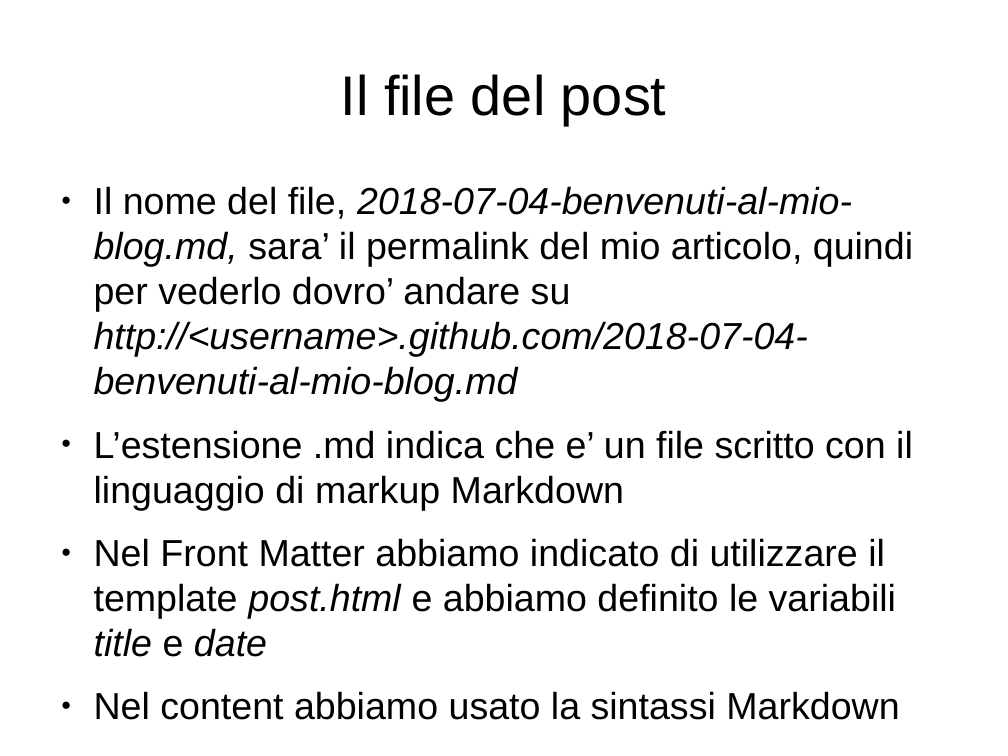
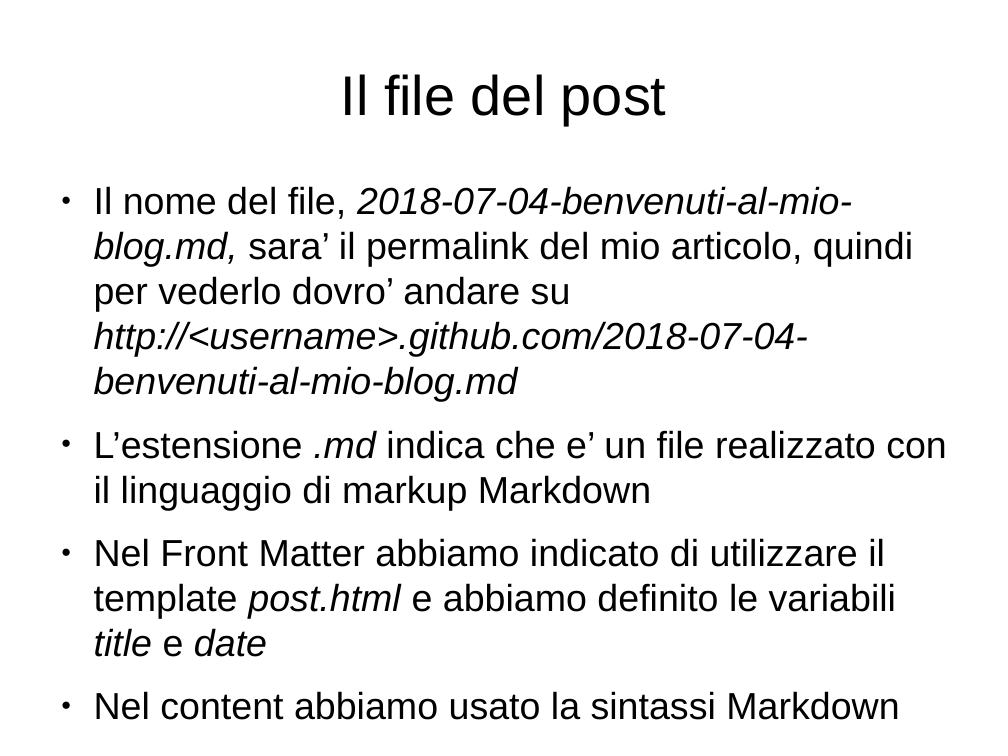
Before and after one commit to lucamariani/corso_diapositive, a slide deck: slide 24 of personal_page.odp. Drawn at 1008x756 pixels with LibreOffice and Linux fonts; fonts in the diff are those of the drawing. Boxes give left, top, right and bottom in pixels: in the first picture for what was removed or moved away, otherwise in the second. Text is boxed around its words. In the diff, an @@ line names an element or a change of style, - is before the commit and + after.

```diff
--- a/personal_page.odp
+++ b/personal_page.odp
@@ text at <box>94,430,947,510</box>: text changed @@
-● L’estensione .md indica che e’ un file scritto con il linguaggio di markup Markdown
+● L’estensione .md indica che e’ un file realizzato con il linguaggio di markup Markdown
```
Also in this commit, not shown: 10 other slides changed.
